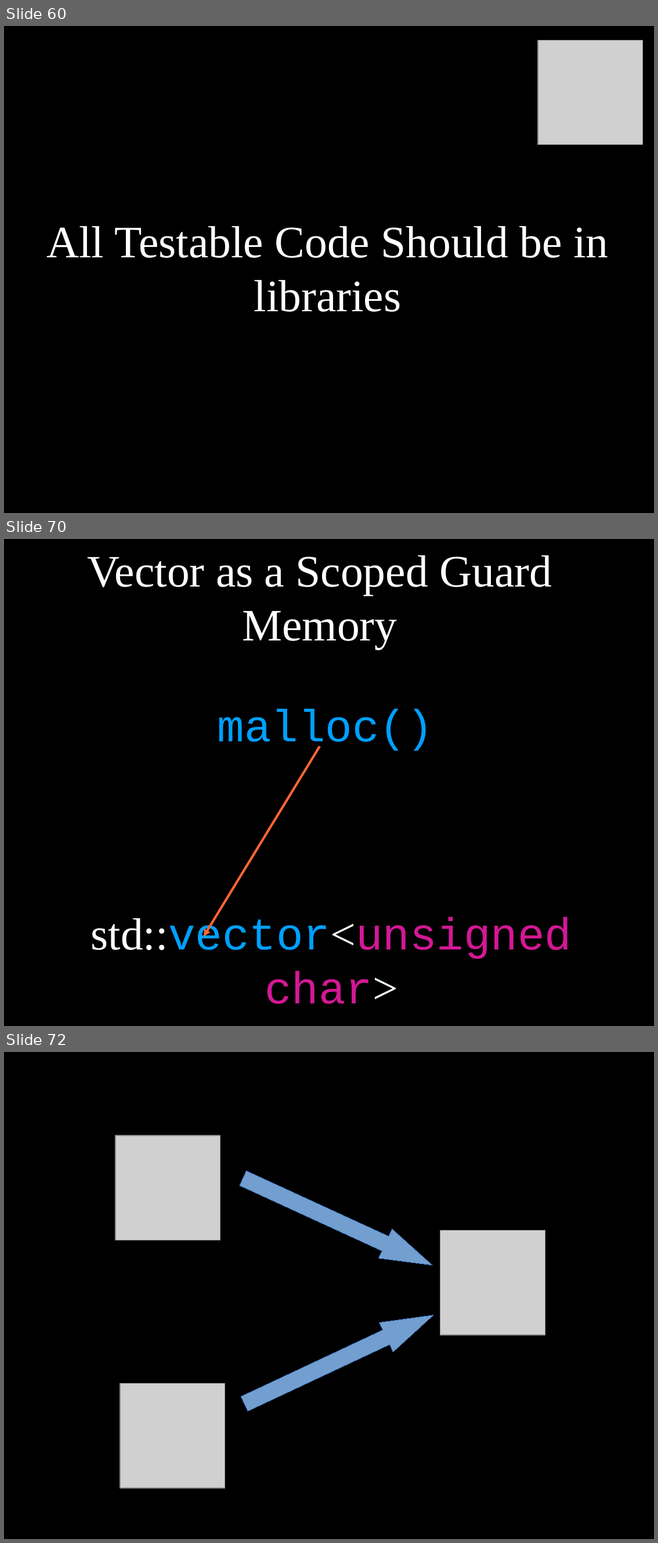
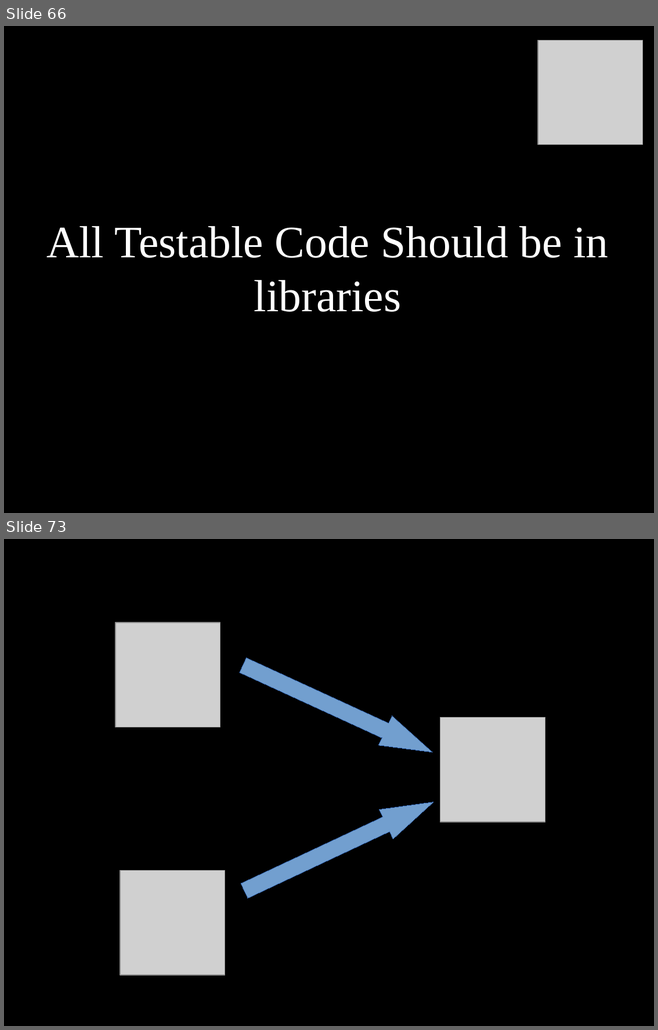
Before and after one commit to dodikk/StaticLib-Slides, a slide deck: Libraries-GoingNative.odp. Shown one above the other, each under a label of ours: slides 60, 70 and 72 before the commit, slides 66 and 73 after it; the slides between them are not shown. The pictures are 658x1543 and 658x1030 pixels, drawn with LibreOffice and Linux fonts; fonts in the diff are those of the drawing; grey boxes stand for pictures. Boxes give left, top, right and bottom in pixels: in the first picture for what was removed or moved away, otherwise in the second. Text is boxed around its words. In the diff, an @@ line names an element or a change of style, - is before the commit and + after.

```diff
--- a/Libraries-GoingNative.odp
+++ b/Libraries-GoingNative.odp
@@ slide 70 removed at [4, 539, 654, 1026], background #000000 @@
@@ title removed at [87, 555, 552, 650] @@
-Vector as a Scoped Guard Memory
@@ text removed at [217, 709, 433, 754] @@
-malloc()
@@ arrow removed from (320, 747) to (204, 937) @@
@@ text removed at [91, 915, 572, 1004] @@
-std::vector<unsigned char>
@@ what was slide 60 is now slide 66 @@
@@ what was slide 72 is now slide 73 @@
```
Also in this commit, not shown: 3 slides changed, 11 slides added, 9 other slides removed, 1 other file.
